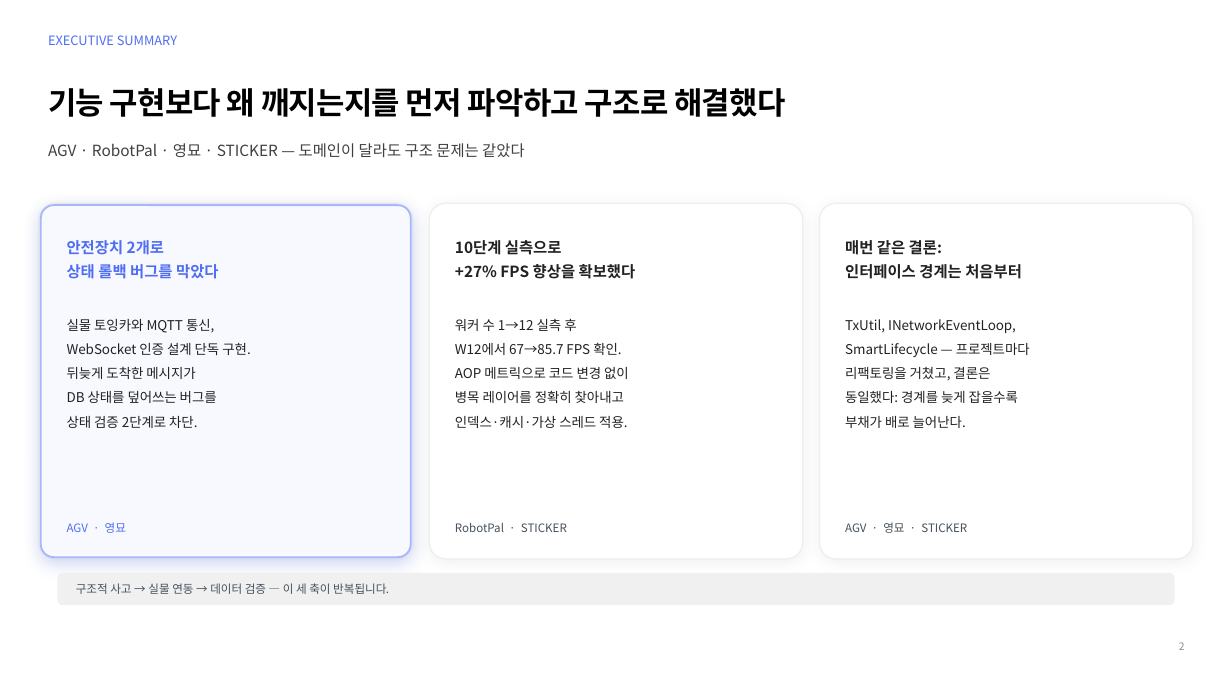
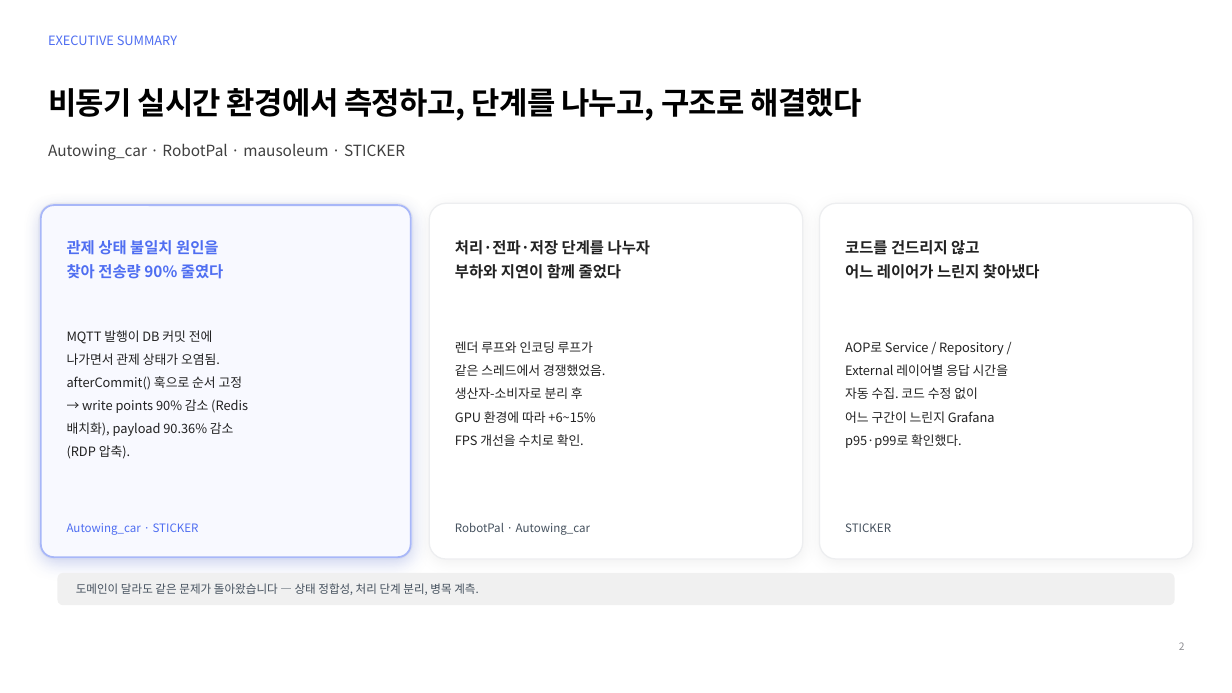
Before and after one commit to cgantro/Portfolio, a slide deck: slide 2 of portfolio-ppt/yoonpyo-portfolio.pptx. Drawn at 1232x693 pixels with LibreOffice and Linux fonts; fonts in the diff are those of the drawing. Boxes give left, top, right and bottom in pixels: in the first picture for what was removed or moved away, otherwise in the second. Text is boxed around its words. In the diff, an @@ line names an element or a change of style, - is before the commit and + after.

```diff
--- a/portfolio-ppt/yoonpyo-portfolio.pptx
+++ b/portfolio-ppt/yoonpyo-portfolio.pptx
@@ text at [48,88,861,121]: text changed @@
-기능 구현보다 왜 깨지는지를 먼저 파악하고 구조로 해결했다
+비동기 실시간 환경에서 측정하고, 단계를 나누고, 구조로 해결했다
@@ text at [48,143,405,160]: text changed @@
-AGV · RobotPal · 영묘 · STICKER — 도메인이 달라도 구조 문제는 같았다
+Autowing_car · RobotPal · mausoleum · STICKER
@@ text at [67,240,223,279]: text changed @@
-안전장치 2개로
-상태 롤백 버그를 막았다
+관제 상태 불일치 원인을
+찾아 전송량 90% 줄였다
@@ text at [455,240,650,279]: text changed @@
-10단계 실측으로
-+27% FPS 향상을 확보했다
+처리·전파·저장 단계를 나누자
+부하와 지연이 함께 줄었다
@@ text at [845,240,1040,279]: text changed @@
-매번 같은 결론:
-인터페이스 경계는 처음부터
+코드를 건드리지 않고
+어느 레이어가 느린지 찾아냈다
@@ text at [67,330,248,459]: text changed; size 10.5 to 10 pt @@
-실물 토잉카와 MQTT 통신,
-WebSocket 인증 설계 단독 구현.
-뒤늦게 도착한 메시지가
-DB 상태를 덮어쓰는 버그를
-상태 검증 2단계로 차단.
+MQTT 발행이 DB 커밋 전에
+나가면서 관제 상태가 오염됨.
+afterCommit() 훅으로 순서 고정
+→ write points 90% 감소 (Redis
+배치화), payload 90.36% 감소
+(RDP 압축).
@@ text at [455,341,605,446]: text changed; size 10.5 to 10 pt @@
-워커 수 1→12 실측 후
-W12에서 67→85.7 FPS 확인.
-AOP 메트릭으로 코드 변경 없이
-병목 레이어를 정확히 찾아내고
-인덱스·캐시·가상 스레드 적용.
+렌더 루프와 인코딩 루프가
+같은 스레드에서 경쟁했었음.
+생산자-소비자로 분리 후
+GPU 환경에 따라 +6~15%
+FPS 개선을 수치로 확인.
@@ text at [845,342,1008,448]: text changed; size 10.5 to 10 pt @@
-TxUtil, INetworkEventLoop,
-SmartLifecycle — 프로젝트마다
-리팩토링을 거쳤고, 결론은
-동일했다: 경계를 늦게 잡을수록
-부채가 배로 늘어난다.
+AOP로 Service / Repository /
+External 레이어별 응답 시간을
+자동 수집. 코드 수정 없이
+어느 구간이 느린지 Grafana
+p95·p99로 확인했다.
@@ text at [67,523,199,535]: text changed @@
-AGV · 영묘
+Autowing_car · STICKER
@@ text at [455,523,590,535]: text changed @@
-RobotPal · STICKER
+RobotPal · Autowing_car
@@ text at [845,523,891,532]: text changed @@
-AGV · 영묘 · STICKER
+STICKER
@@ text at [76,583,478,595]: text changed @@
-구조적 사고 → 실물 연동 → 데이터 검증 — 이 세 축이 반복됩니다.
+도메인이 달라도 같은 문제가 돌아왔습니다 — 상태 정합성, 처리 단계 분리, 병목 계측.
```
Also in this commit, not shown: 3 other slides changed, 6 slides added, 6 slides removed, 47 other files.
